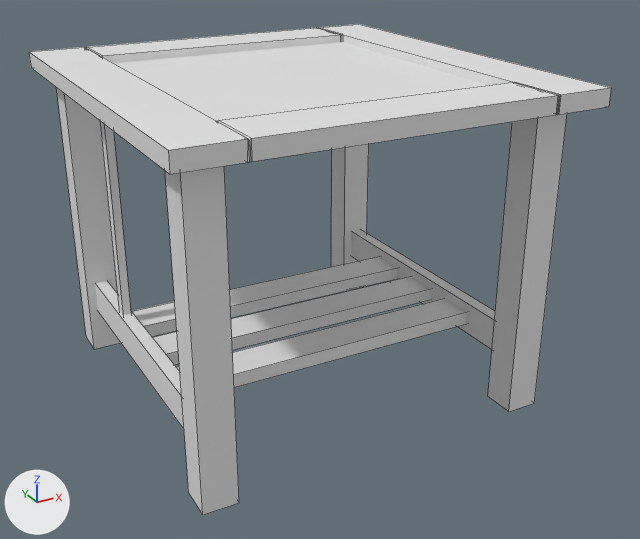
An edit to the Blender file blender-a-day/01-side-table.blend, drawn before and after from the same camera.
Rendered twice from a 50 mm camera at (-0.636, -1.247, 0.29) aimed at (0.025, -0.047, -0.31). Every picture has the same lights, and +X, +Y and +Z are marked at lower left. Mesh edges are drawn as thin lines.

In view in the first picture: 'Bottom Crossbar', 'Left Top', 'Left Top.001', 'Left Top.002', 'Left Top.003', 'Leg', 'Leg.001', 'Leg.002', 'Leg.003', 'Leg.004', 'Right Top', 'Top'.
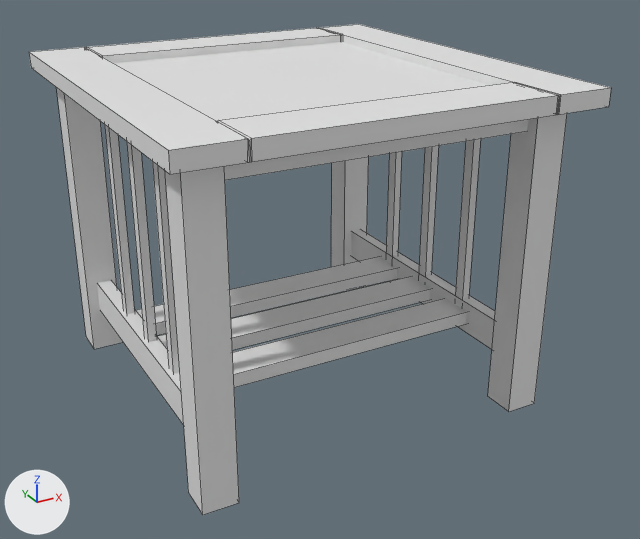
Commit message: 01 table basics done

The change, as a list of edits to the scene's bpy script:
```text
Change me_cube_002:
    used by ob_top; location = (0.0, 0.0, -0.006); scale = (-0.278, -0.278, -0.0132)
    remove me_cube_002.from_pydata(...)  # 8 vertices, 6 faces; spans x -1.0..1.0, y -1.0..1.0, z -1.0..1.0
    add me_cube_002.from_pydata(...)  # 24 vertices, 22 faces; spans x -1.0..1.0, y -1.0..1.0, z -1.0..3.11
    me_cube_002 part 1
    1 face is deleted
    16 vertices are added at x -1.0..1.0, y -1.0..1.0, z 1.0..3.11
    17 new faces join them
Change ob_left_top_003:
    ob_left_top_003.location: (-0.273, -0.002, -0.413) -> (-0.267, -0.002, -0.413)
    ob_left_top_003.scale: (0.0282, -0.276, -0.0115) -> (0.0282, -0.276, -0.0132)
Change ob_leg_004:
    ob_leg_004.location: (-0.272, 0.105, -0.27) -> (-0.265, 0.105, -0.285)
    add _m = ob_leg_004.modifiers.new('Array', 'ARRAY')
    add _m.count = 3
    add _m.constant_offset_displace = (0.0, 0.0, 0.0)
    add _m.relative_offset_displace = (0.0, 5.4, 0.0)
Add ob_riser_001:
    ob_riser_001 = bpy.data.objects.new('Riser.001', me_cube_007)
    ob_riser_001.location = (0.27, 0.105, -0.285)
    ob_riser_001.scale = (-0.00701, -0.0105, -0.135)
    _m = ob_riser_001.modifiers.new('Array', 'ARRAY')
    _m.count = 3
    _m.constant_offset_displace = (0.0, 0.0, 0.0)
    _m.relative_offset_displace = (0.0, 5.4, 0.0)
```

Pixel boxes [x1, y1, x2, y2] of what changed, in the pictures (640 x 539 px):
'Top', reshaped: before [114, 42, 488, 121]; after [114, 42, 528, 180]
'Leg.004', moved, modifiers changed: before [100, 121, 131, 315]; after [105, 125, 180, 374]
'Riser.001', added: after [386, 139, 481, 299]
'Left Top.003', moved, rescaled: before [95, 281, 184, 429]; after [97, 280, 184, 425]
part 1 of me_cube_002, built on: after [224, 119, 528, 180]
